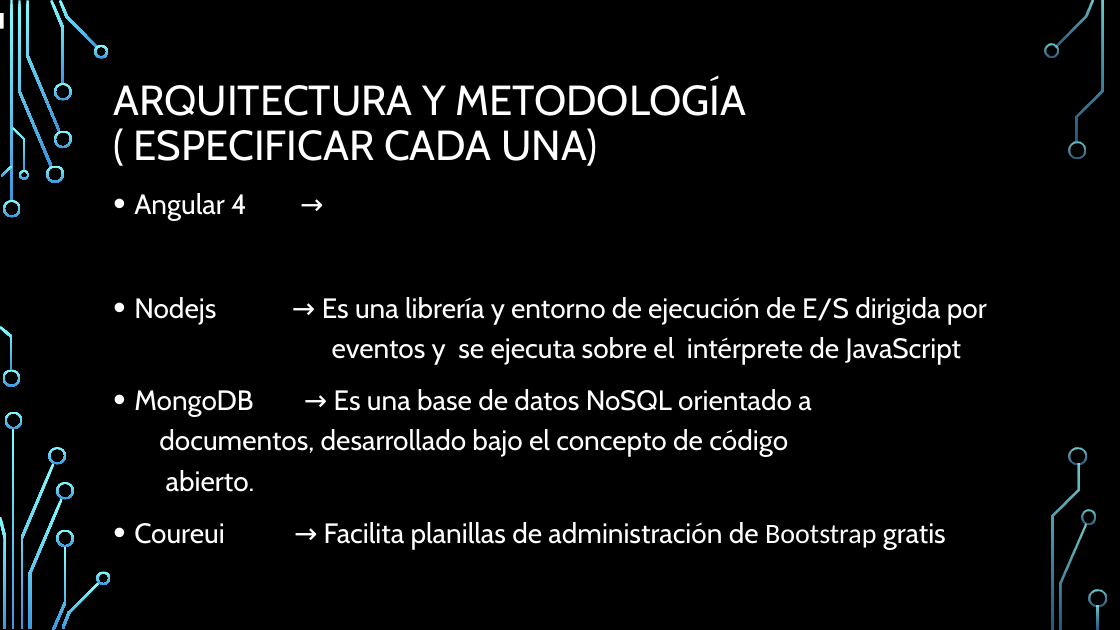
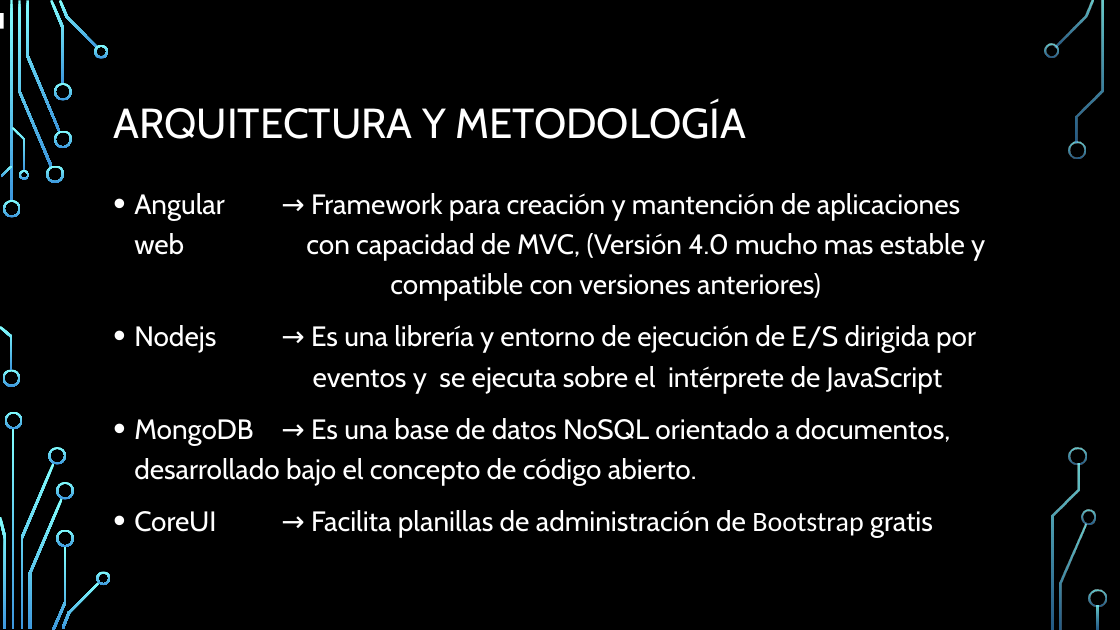
Before and after one commit to Adescafu/INFO264_Proyecto, a slide deck: slide 10 of presentacion.pptx (slide 9 before the commit). Drawn at 1120x630 pixels with LibreOffice and Linux fonts; fonts in the diff are those of the drawing; background and template pictures are left out. Boxes give left, top, right and bottom in pixels: in the first picture for what was removed or moved away, otherwise in the second. Text is boxed around its words. In the diff, an @@ line names an element or a change of style, - is before the commit and + after.

```diff
--- a/presentacion.pptx
+++ b/presentacion.pptx
@@ title at (x1=113, y1=103, x2=746, y2=139): text changed @@
-ARQUITECTURA Y METODOLOGÍA ( ESPECIFICAR CADA UNA)
+ARQUITECTURA Y METODOLOGÍA
@@ text at (x1=134, y1=193, x2=985, y2=301): text changed @@
-• Angular 4 →
+• Angular → Framework para creación y mantención de aplicaciones web con capacidad de MVC, (Versión 4.0 mucho mas estable y compatible con versiones anteriores)
@@ text at (x1=134, y1=510, x2=933, y2=537): text changed @@
-• Coureui → Facilita planillas de administración de Bootstrap gratis
+• CoreUI → Facilita planillas de administración de Bootstrap gratis
```
Also in this commit, not shown: 7 other slides changed, 3 slides added, 1 slide removed, 2 other files.
